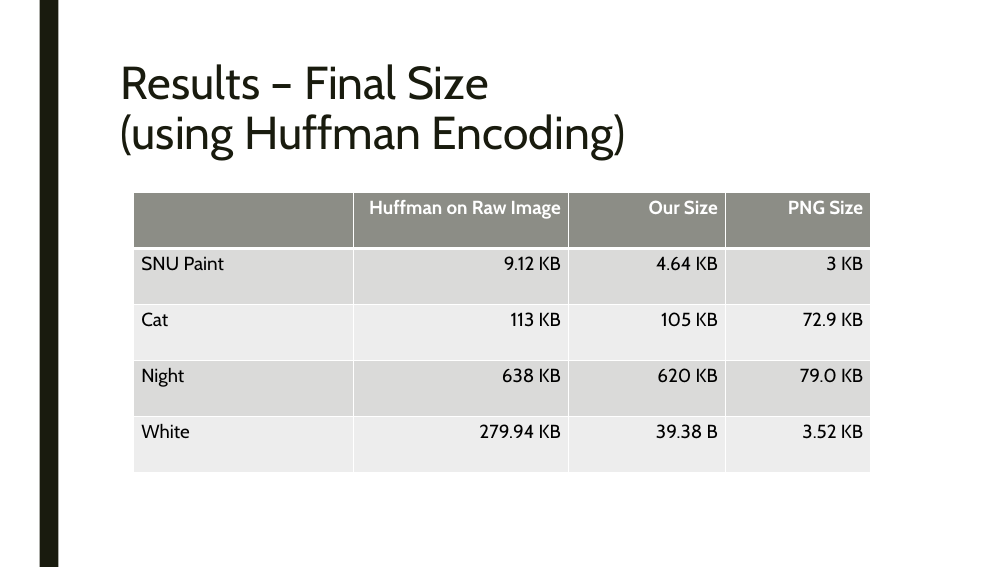
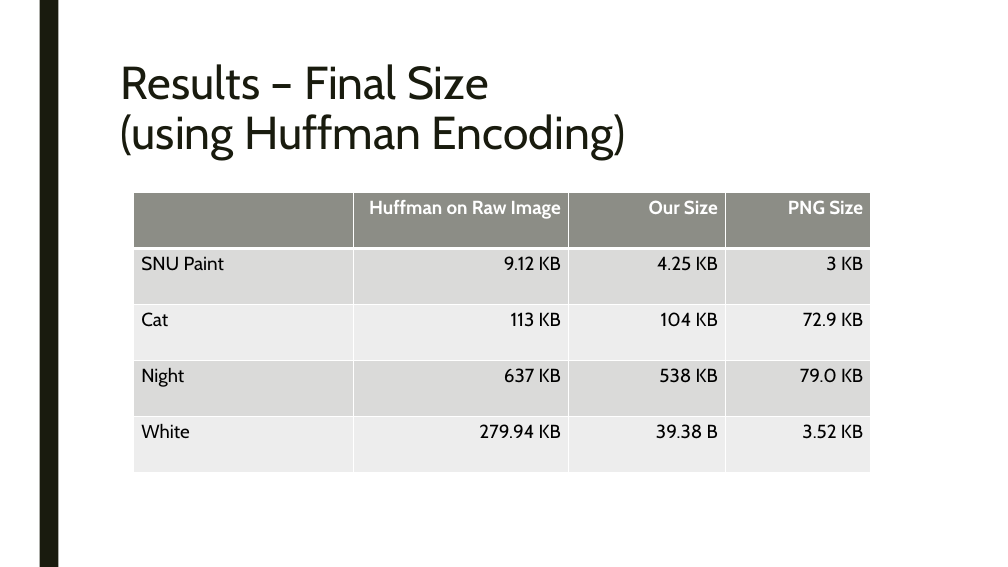
Before and after one commit to BenHorner96/CVSNU_image_compression, a slide deck: slide 15 of presentation.pptx (slide 14 before the commit). Drawn at 1008x567 pixels with LibreOffice and Linux fonts; fonts in the diff are those of the drawing. Boxes give left, top, right and bottom in pixels: in the first picture for what was removed or moved away, otherwise in the second. Text is boxed around its words. In the diff, an @@ line names an element or a change of style, - is before the commit and + after.

```diff
--- a/presentation.pptx
+++ b/presentation.pptx
@@ table at box(134, 193, 871, 472) @@
-row 2, column 3: 4.64 KB
+row 2, column 3: 4.25 KB
-row 3, column 3: 105 KB
+row 3, column 3: 104 KB
-row 4, column 2: 638 KB
+row 4, column 2: 637 KB
-row 4, column 3: 620 KB
+row 4, column 3: 538 KB
```
Also in this commit, not shown: 3 other slides changed, 1 slide added, 3 other files.
